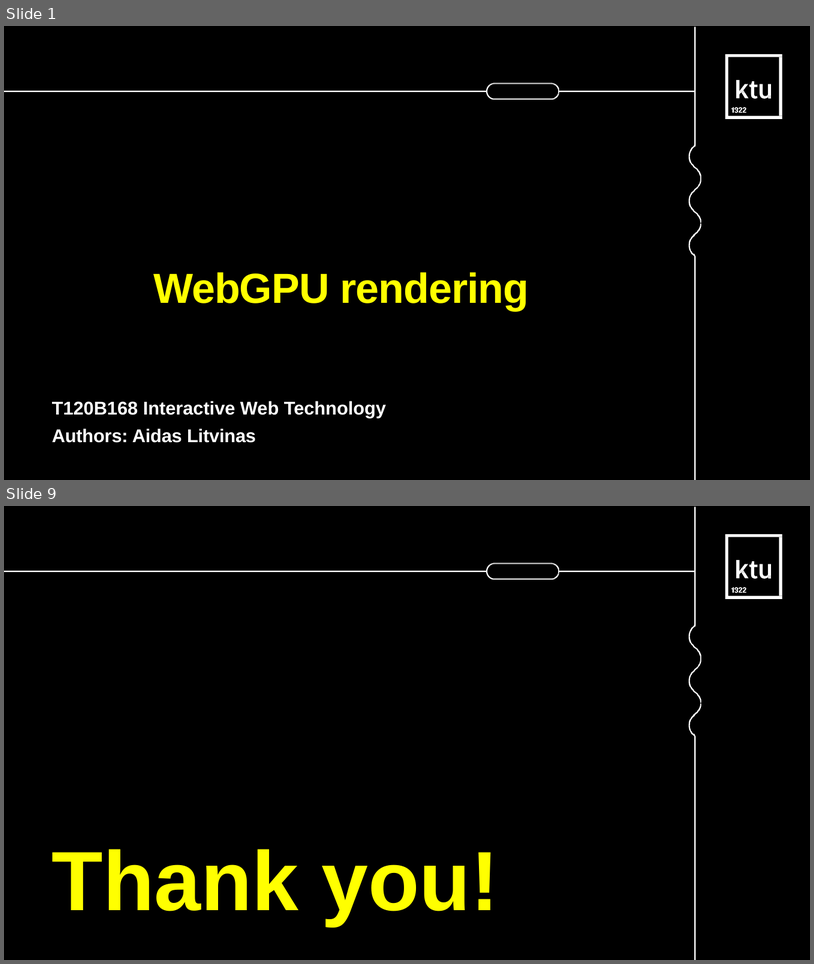
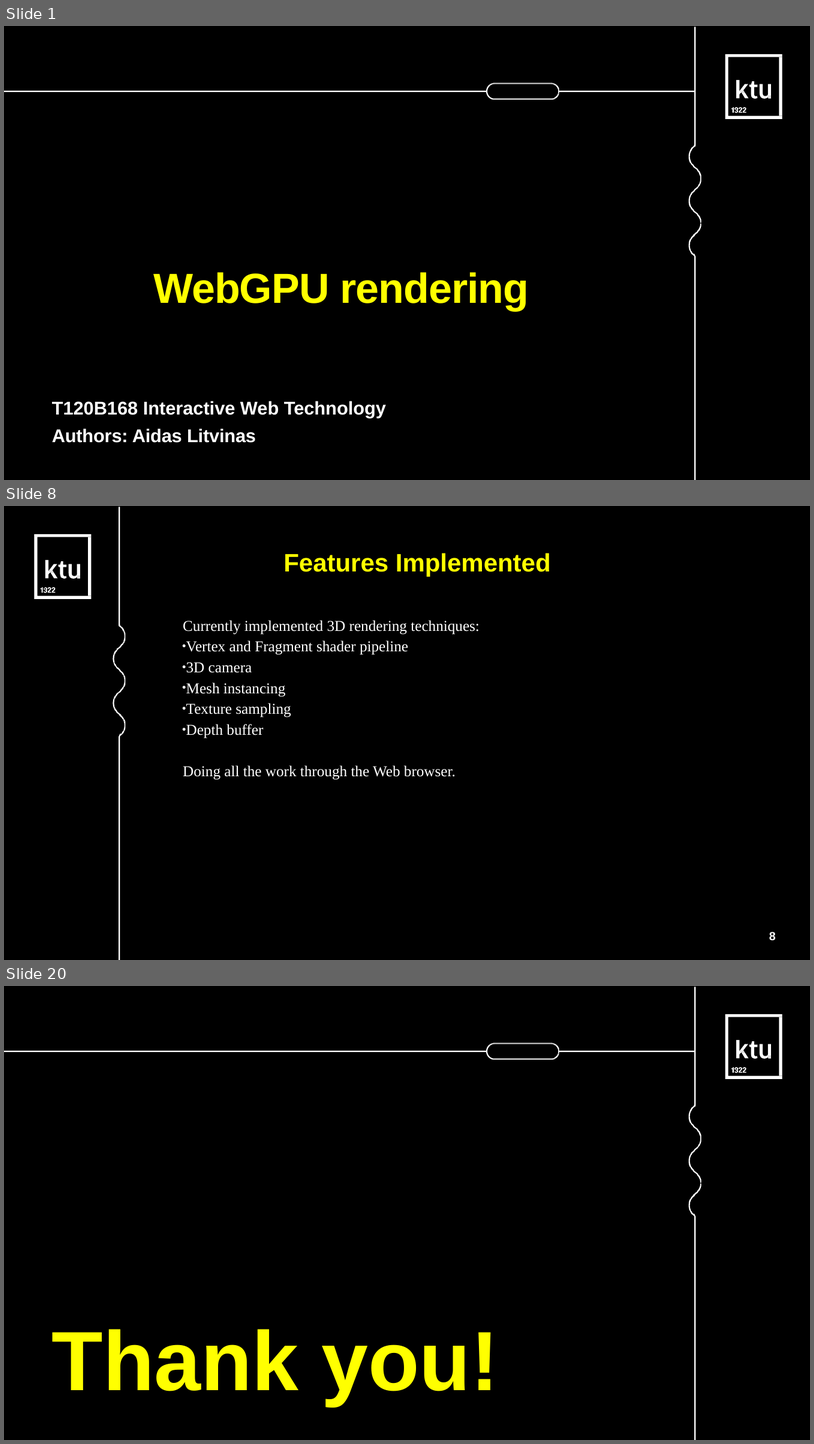
Before and after one commit to AidasLit/web_gpu, a slide deck: litvinas-aidas.odp. Shown one above the other, each under a label of ours: slides 1 and 9 before the commit, slides 1, 8 and 20 after it; the slides between them are not shown. The pictures are 814x964 and 814x1444 pixels, drawn with LibreOffice and Linux fonts; fonts in the diff are those of the drawing. Boxes give left, top, right and bottom in pixels: in the first picture for what was removed or moved away, otherwise in the second. Text is boxed around its words. In the diff, an @@ line names an element or a change of style, - is before the commit and + after.

```diff
--- a/litvinas-aidas.odp
+++ b/litvinas-aidas.odp
@@ slide 8 added at (x1=4, y1=506, x2=810, y2=960), background #FFFFFF; not listed: 1 template element that a slide beside it also shows @@
@@ freeform shape added at (x1=113, y1=507, x2=126, y2=960), fill #FFFFFF @@
@@ freeform shape added at (x1=34, y1=534, x2=91, y2=598), fill #FFFFFF @@
@@ text added at (x1=284, y1=553, x2=551, y2=576), 30 pt, text #FFFF00, bold @@
+Features Implemented
@@ text added at (x1=183, y1=620, x2=480, y2=780), 18 pt, text #FFFFFF @@
+Currently implemented 3D rendering techniques:
+● Vertex and Fragment shader pipeline
+● 3D camera
+● Mesh instancing
+● Texture sampling
+● Depth buffer
+Doing all the work through the Web browser.
@@ page number added at (x1=770, y1=931, x2=776, y2=940), 14 pt, text #FFFFFF, bold @@
+8
@@ what was slide 9 is now slide 20 @@
```
Also in this commit, not shown: 6 slides changed, 11 other slides added, 1 slide removed, 7 other files.
